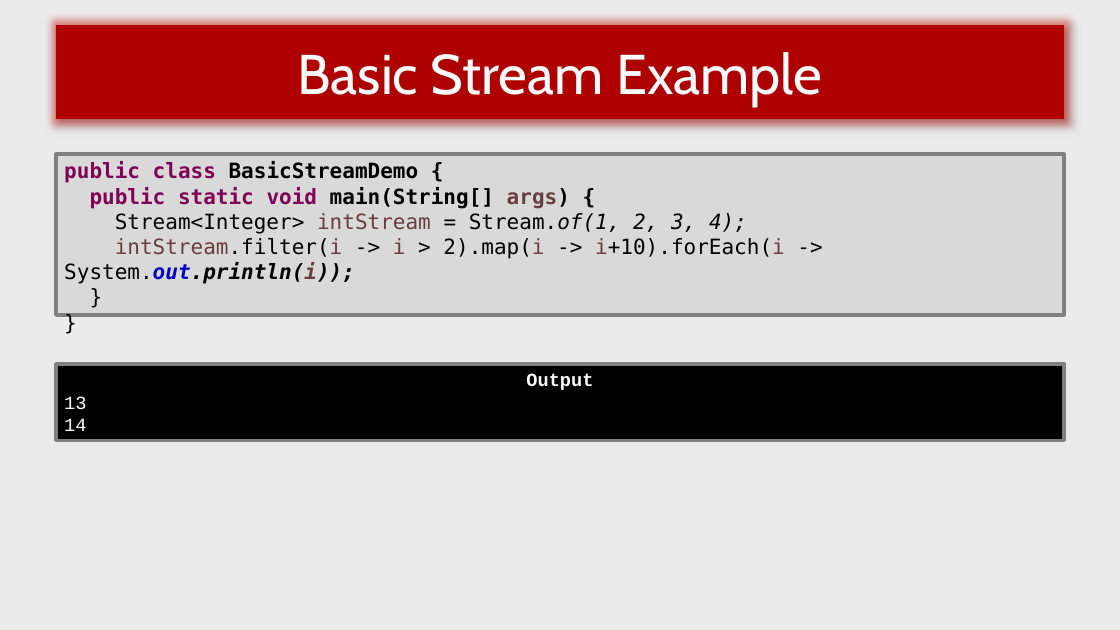
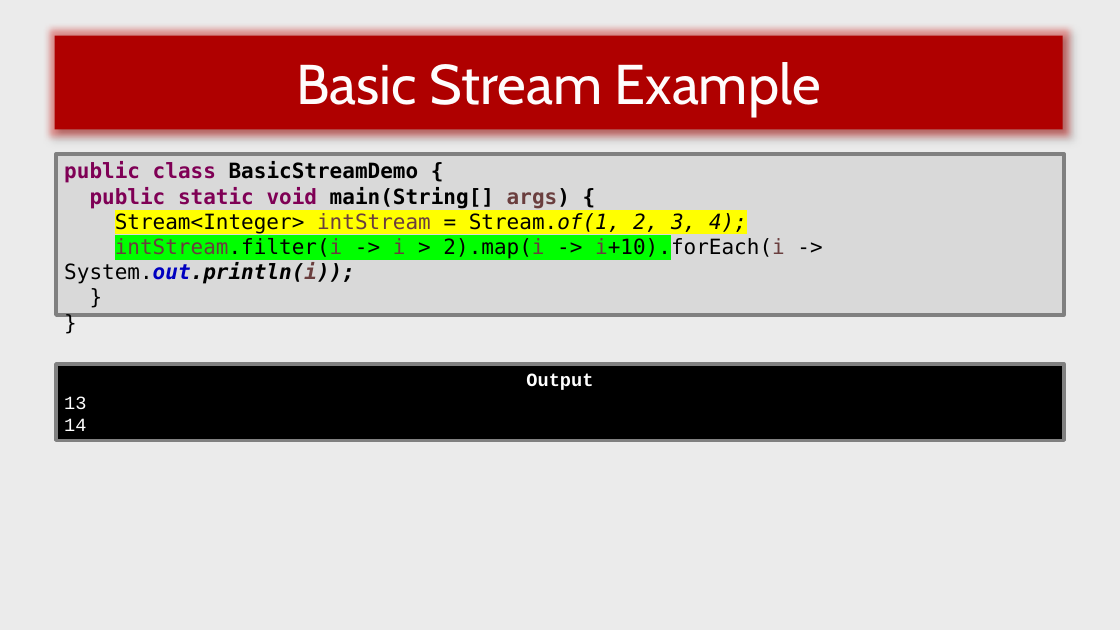
Before and after one commit to MichaelKramerGuitar/HarmonyMuse, a slide deck: slide 11 of cs622_materials/Inner Classes, Lambdas and Streams.pptx. Drawn at 1120x630 pixels with LibreOffice and Linux fonts; fonts in the diff are those of the drawing. Boxes give left, top, right and bottom in pixels: in the first picture for what was removed or moved away, otherwise in the second. Text is boxed around its words. In the diff, an @@ line names an element or a change of style, - is before the commit and + after.

```diff
--- a/cs622_materials/Inner Classes, Lambdas and Streams.pptx
+++ b/cs622_materials/Inner Classes, Lambdas and Streams.pptx
@@ title "Basic Stream Example": place and size @@
-title "Basic Stream Example" at [56, 25, 1065, 119]
+title "Basic Stream Example" at [55, 35, 1063, 129]
@@ text in rectangle at [64, 213, 785, 284]: highlight none to #FFFF00 in "Stream<Integer> intStream = Stream.of(1, 2, 3, 4);"; highlight none to #00FF00 in "intStream.filter(i -> i > 2).map(i -> i+10).forEach(i" @@
```
Also in this commit, not shown: 2 other slides changed, 43 other files.
